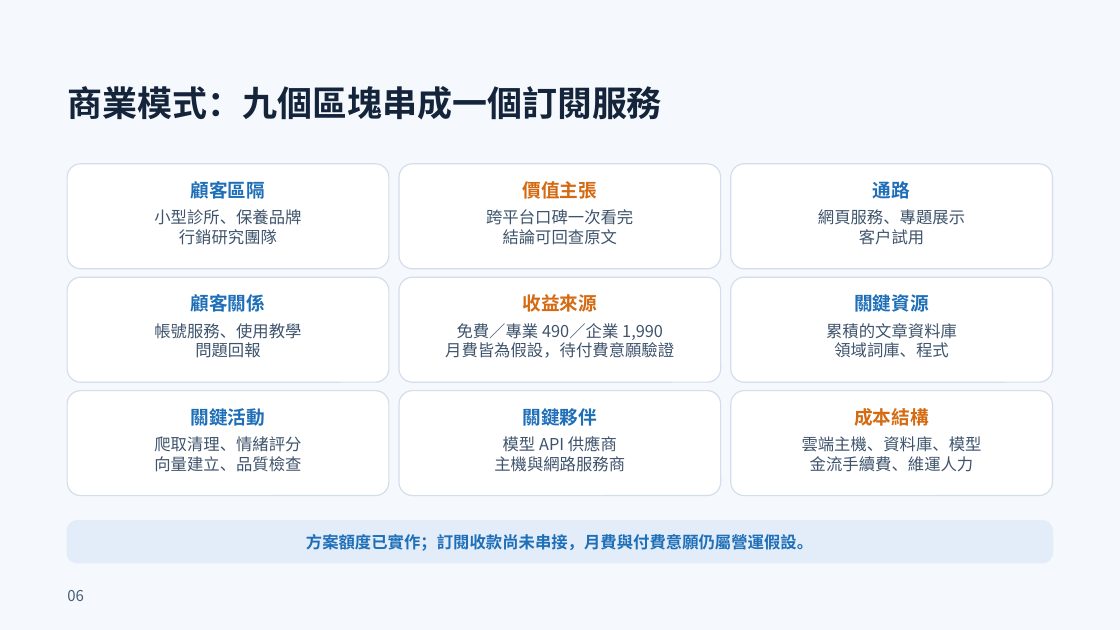
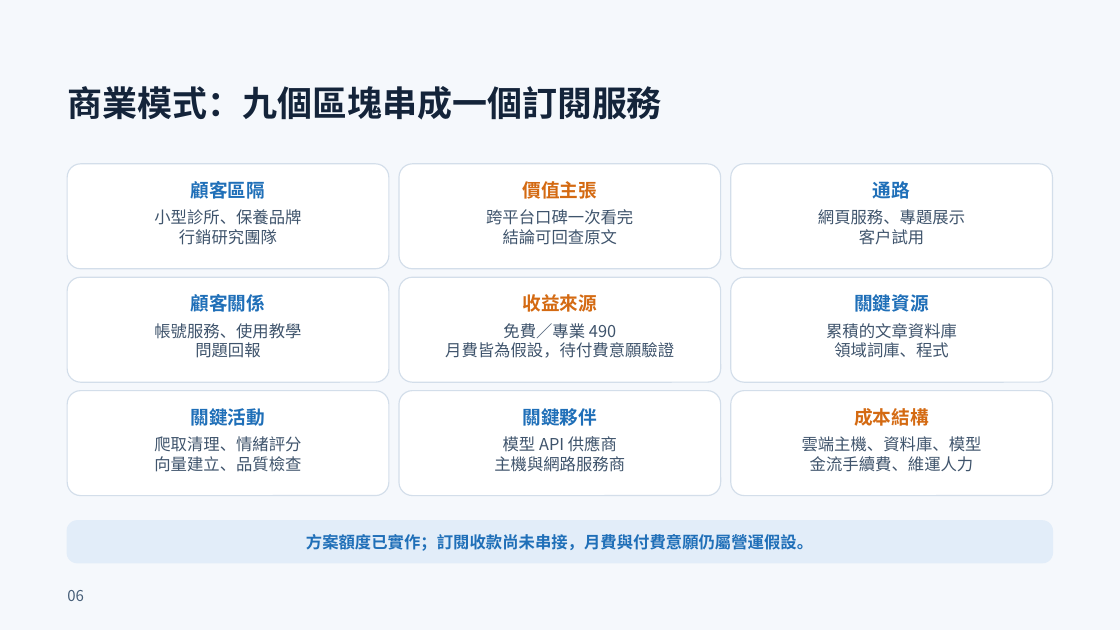
Before and after one commit to xujiaquan05/115405, a slide deck: slide 6 of output/ppt-review-20261011/final/MeBOD_複審簡報_第二輪修訂版.pptx. Drawn at 1120x630 pixels with LibreOffice and Linux fonts; fonts in the diff are those of the drawing. Boxes give left, top, right and bottom in pixels: in the first picture for what was removed or moved away, otherwise in the second. Text is boxed around its words. In the diff, an @@ line names an element or a change of style, - is before the commit and + after.

```diff
--- a/output/ppt-review-20261011/final/MeBOD_複審簡報_第二輪修訂版.pptx
+++ b/output/ppt-review-20261011/final/MeBOD_複審簡報_第二輪修訂版.pptx
@@ text at bbox=[503, 323, 616, 339]: text changed @@
-免費／專業 490／企業 1,990
+免費／專業 490
```
Also in this commit, not shown: 6 other slides changed, 2 other files.
